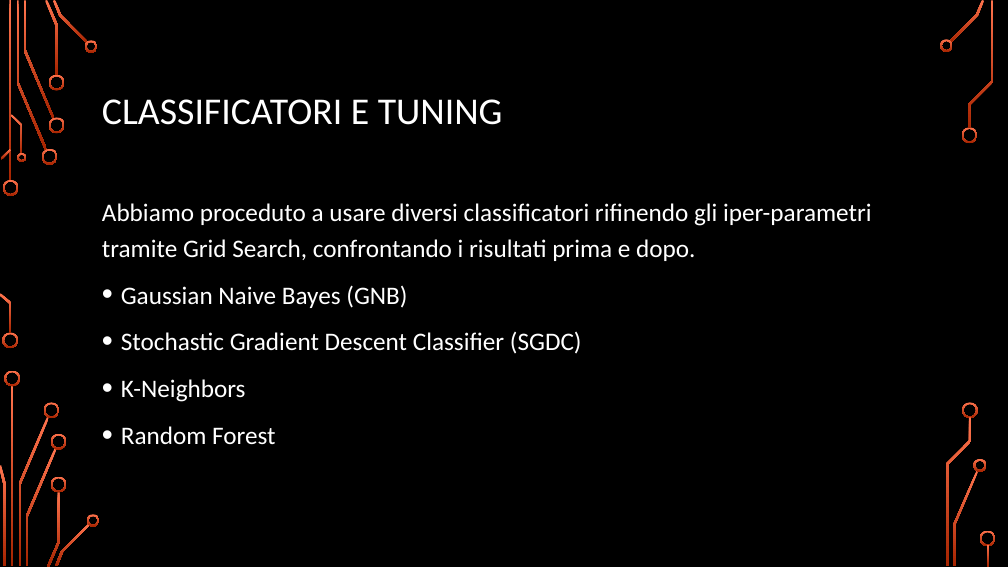
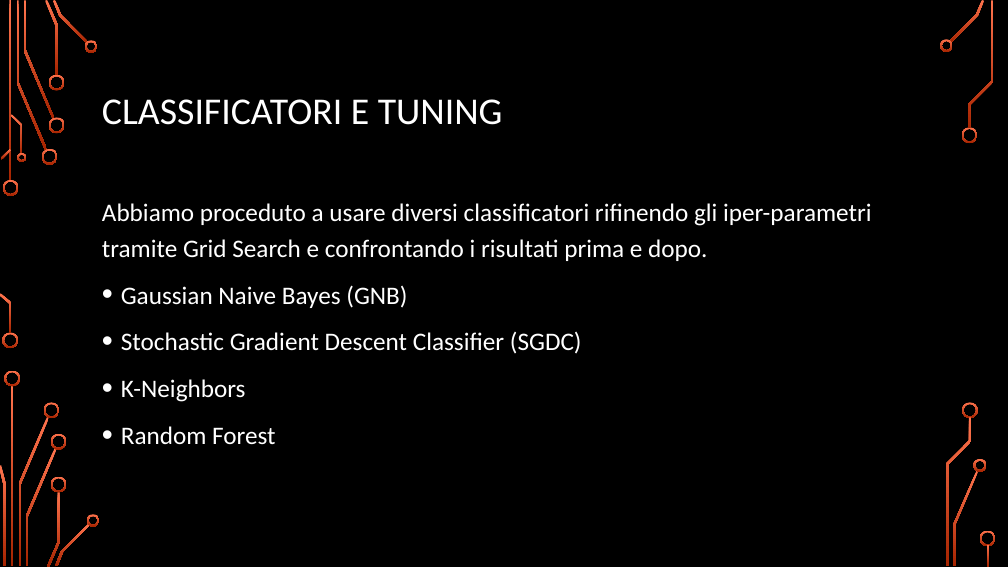
Before and after one commit to rot13-git/Dm-Project, a slide deck: slide 13 of Presentazione.pptx. Drawn at 1008x567 pixels with LibreOffice and Linux fonts; fonts in the diff are those of the drawing; background and template pictures are left out. Boxes give left, top, right and bottom in pixels: in the first picture for what was removed or moved away, otherwise in the second. Text is boxed around its words. In the diff, an @@ line names an element or a change of style, - is before the commit and + after.

```diff
--- a/Presentazione.pptx
+++ b/Presentazione.pptx
@@ text at <box>102,203,871,261</box>: text changed @@
-Abbiamo proceduto a usare diversi classificatori rifinendo gli iper-parametri tramite Grid Search, confrontando i risultati prima e dopo.
+Abbiamo proceduto a usare diversi classificatori rifinendo gli iper-parametri tramite Grid Search e confrontando i risultati prima e dopo.
```
Also in this commit, not shown: 8 other slides changed, 2 slides added.
